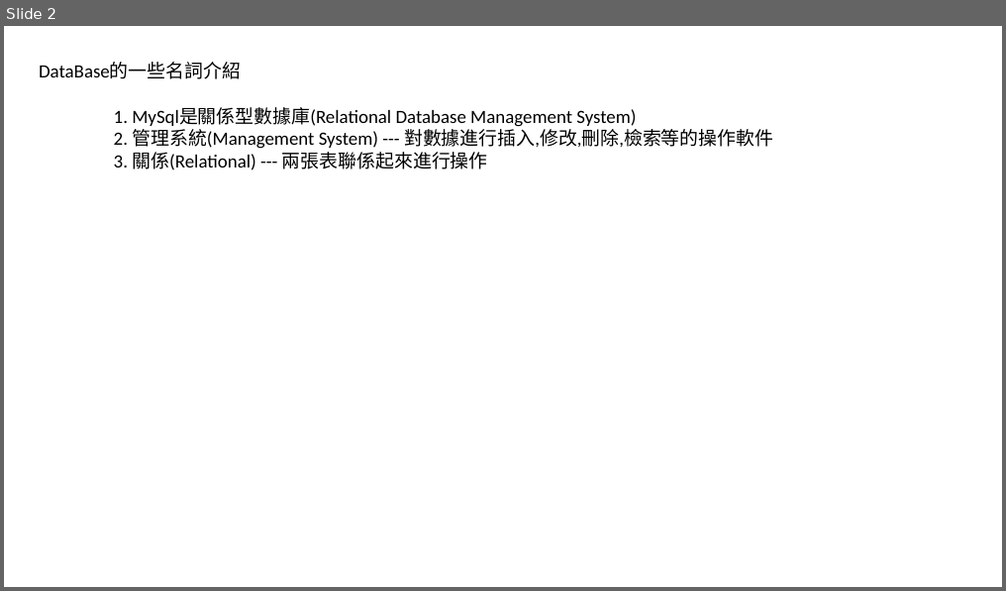
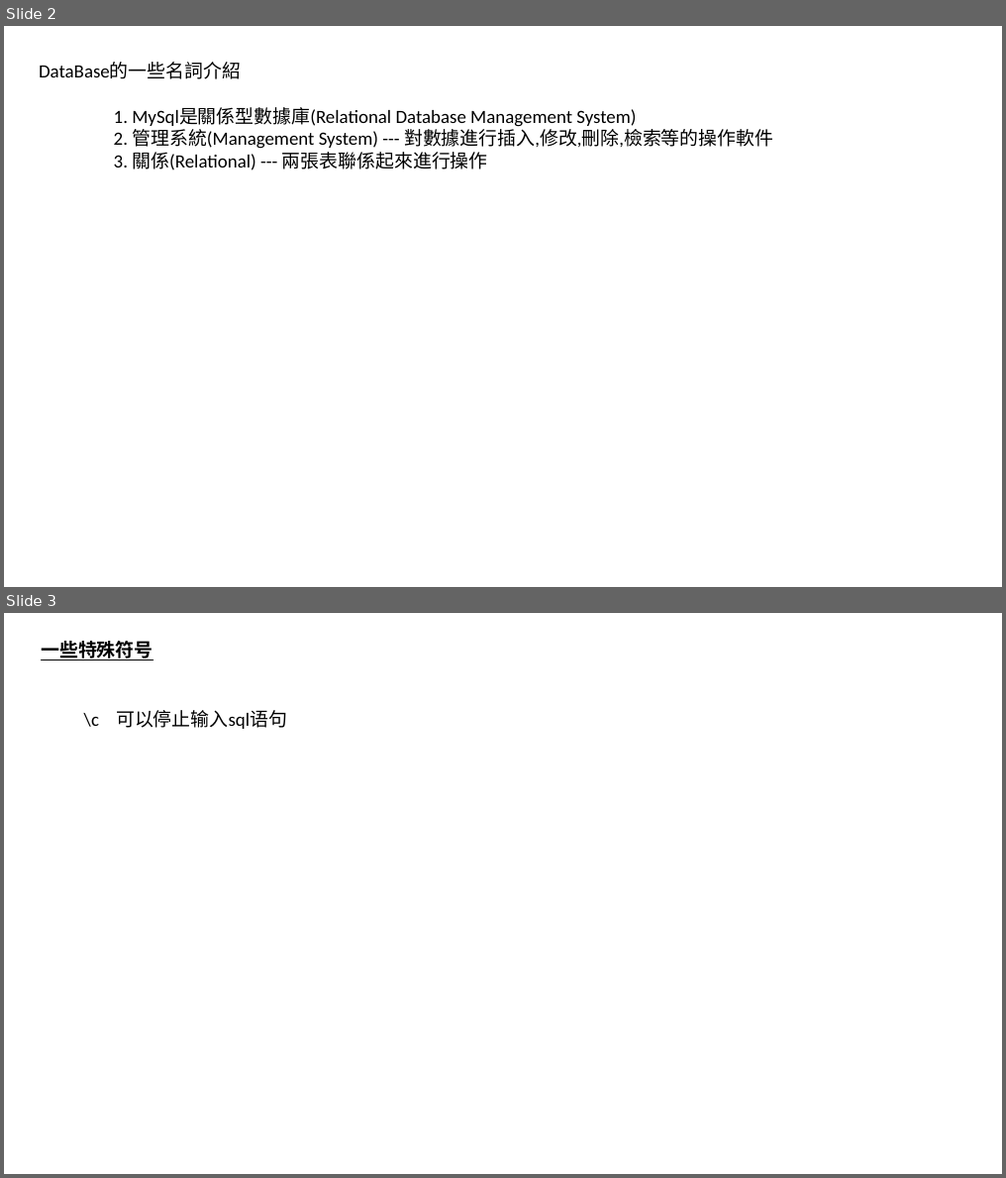
Before and after one commit to luchaojun/ChaojunStudy, a slide deck: DatabaseStudy/MySQL.pptx. Shown one above the other, each under a label of ours: slide 2 before the commit, slides 2 and 3 after it. The pictures are 1006x591 and 1006x1178 pixels, drawn with LibreOffice and Linux fonts; fonts in the diff are those of the drawing. Boxes give left, top, right and bottom in pixels: in the first picture for what was removed or moved away, otherwise in the second. Text is boxed around its words. In the diff, an @@ line names an element or a change of style, - is before the commit and + after.

```diff
--- a/DatabaseStudy/MySQL.pptx
+++ b/DatabaseStudy/MySQL.pptx
@@ slide 3 added at (4,613,1002,1174), background #FFFFFF @@
@@ text added at (41,641,152,661), 18 pt, text #000000, bold, underline @@
+一些特殊符号
@@ text added at (84,710,287,729), 18 pt, text #000000 @@
+\c 可以停止输入sql语句
```
Also in this commit, not shown: 1 other slide added, 1 other file.
